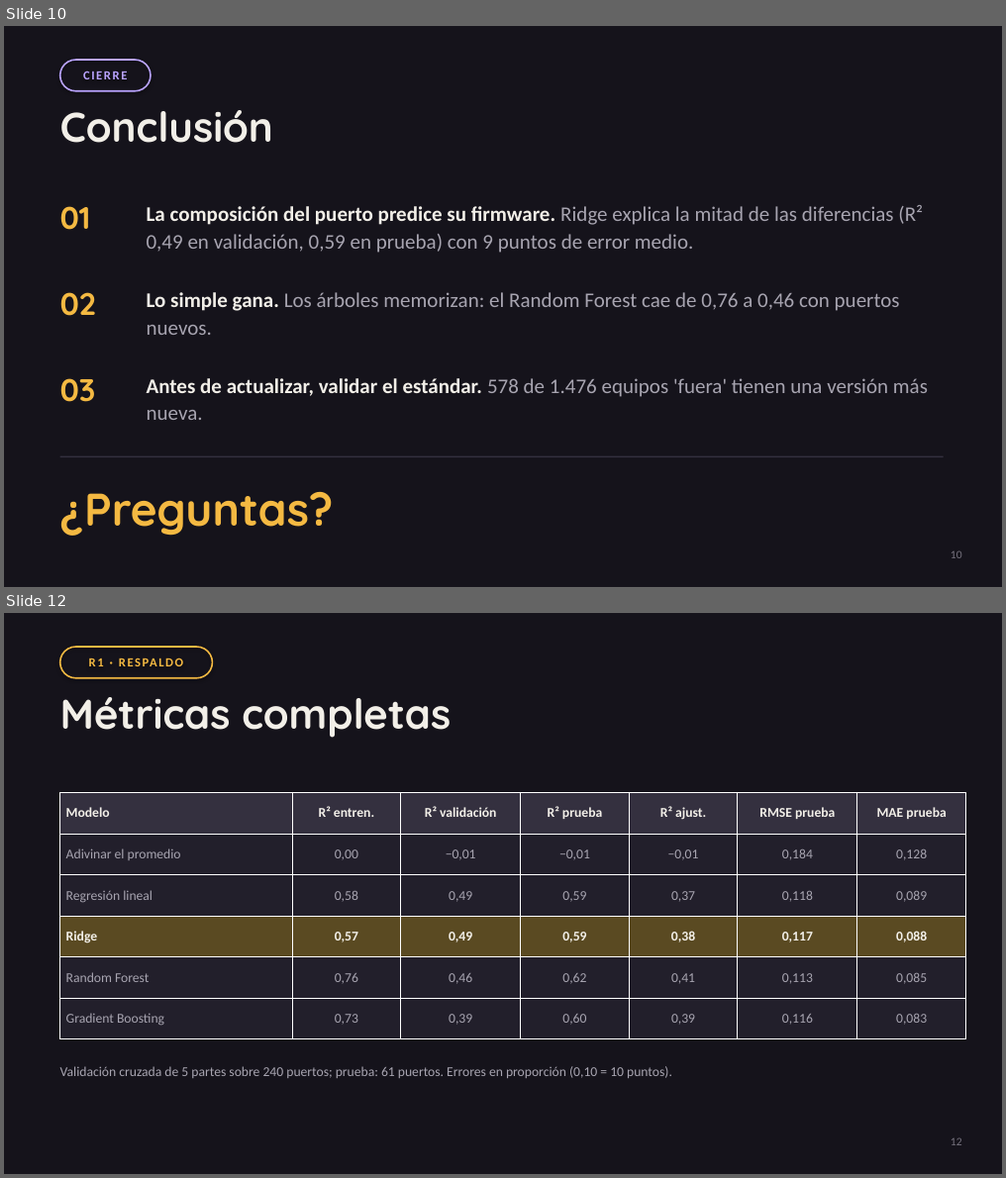
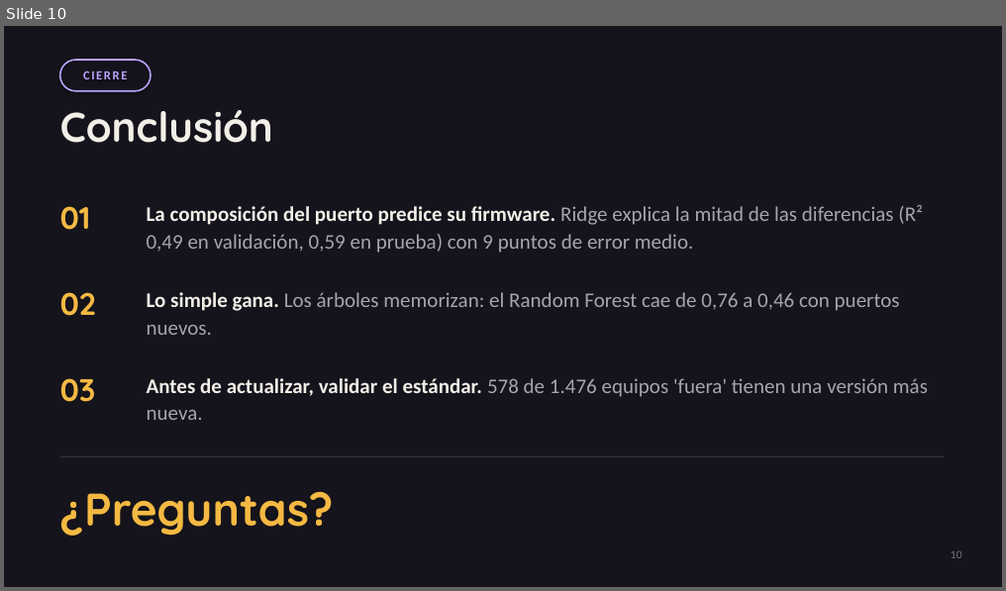
Before and after one commit to forzanijuan22/red-gpon-tp4, a slide deck: trabajos_practicos/presentaciones/TP2_presentacion.pptx. Shown one above the other, each under a label of ours: slides 10 and 12 before the commit, slide 10 after it; the slides between them are not shown. The pictures are 1006x1178 and 1006x591 pixels, drawn with LibreOffice and Linux fonts; fonts in the diff are those of the drawing. Boxes give left, top, right and bottom in pixels: in the first picture for what was removed or moved away, otherwise in the second. Text is boxed around its words. In the diff, an @@ line names an element or a change of style, - is before the commit and + after.

```diff
--- a/trabajos_practicos/presentaciones/TP2_presentacion.pptx
+++ b/trabajos_practicos/presentaciones/TP2_presentacion.pptx
@@ slide 12 removed at (4,613,1002,1174), background #15131B @@
@@ rounded rectangle removed at (60,647,212,678) @@
-R1 · RESPALDO
@@ text removed at (60,697,450,738) @@
-Métricas completas
@@ table removed at (60,792,966,1040), 6 rows, 7 columns @@
-Modelo | R² entren. | R² validación | R² prueba | R² ajust. | RMSE prueba | MAE prueba
-Adivinar el promedio | 0,00 | −0,01 | −0,01 | −0,01 | 0,184 | 0,128
-Regresión lineal | 0,58 | 0,49 | 0,59 | 0,37 | 0,118 | 0,089
-Ridge | 0,57 | 0,49 | 0,59 | 0,38 | 0,117 | 0,088
-Random Forest | 0,76 | 0,46 | 0,62 | 0,41 | 0,113 | 0,085
-Gradient Boosting | 0,73 | 0,39 | 0,60 | 0,39 | 0,116 | 0,083
@@ text removed at (60,1066,672,1078) @@
-Validación cruzada de 5 partes sobre 240 puertos; prueba: 61 puertos. Errores en proporción (0,10 = 10 puntos).
@@ text removed at (950,1138,962,1146) @@
-12
```
Also in this commit, not shown: 5 other slides removed, 4 other files.
